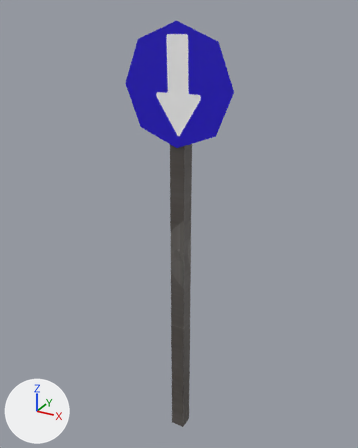
Two versions of the FBX model Assets/Environment/Prefabs/LuigiObjects/ObjetosDaRua/PlacasDeTransito/PlacaTrás/PlacaTras.fbx, one commit apart.
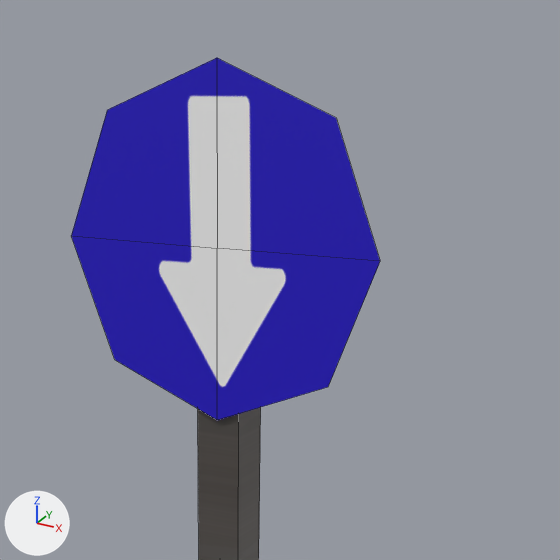
Old and new are each drawn whole from a 50 mm lens placed at (-9.27, -2.84, 3.26), pointed at (-10.87, 0.07, 1.8) and again close up on the part from 28% to 83% of the width and 0% to 44% of the height. The axes (+X, +Y, +Z) are drawn at lower left. The lights are the same throughout. The close-ups show mesh edges as thin lines.

Objects in the first close-up: 'Placa6'.
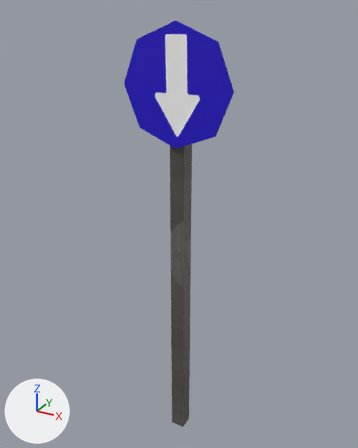
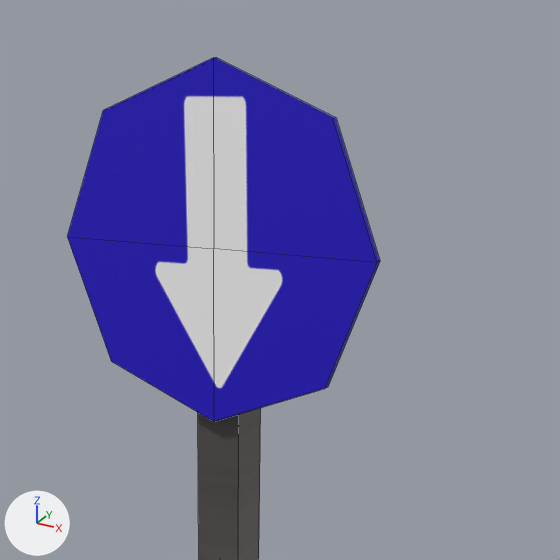
The edits, one by one:
me_placa6 is used by ob_placa6; location (-10.815, -0.007, 1.561).
me_placa6 had 17 vertices, 10 faces and spanned x -0.38..0.39, y -0.06..0.06, z -1.56..1.62.
me_placa6 now has 26 vertices, 22 faces and spans x -0.38..0.39, y -0.07..0.06, z -1.56..1.62.
Part 1, on me_placa6:
4 faces are deleted.
9 vertices are added at x -0.38..0.39, y -0.07, z 0.84..1.62.
16 new faces join them, mat_placa5 (picture img_placa_base_color_png).

Where the change shows, as pixel boxes [x1, y1, x2, y2] in the close-ups (560 x 560 px):
'Placa6', reshaped: before [71, 58, 380, 560]; after [67, 58, 380, 560]
part 1 of me_placa6, built on: before [71, 58, 380, 420]; after [67, 58, 380, 422]
